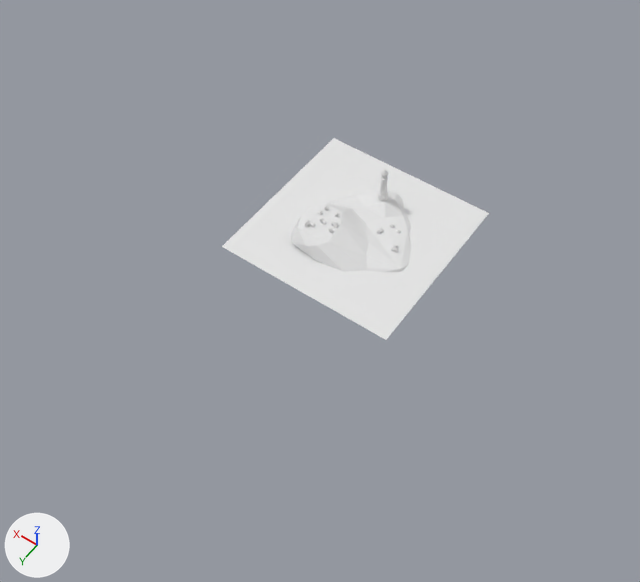
What one commit did to the Blender file lighthouse.blend.
Camera for both pictures: a 50 mm lens placed at (-98.0, 158.0, 206.0), pointed at (-1.0, 21.0, -9.0). The axes (+X, +Y, +Z) are drawn at lower left. The lights are the same throughout.

Names of what the first picture shows: 'Island', 'Lighthouse', 'Water'.
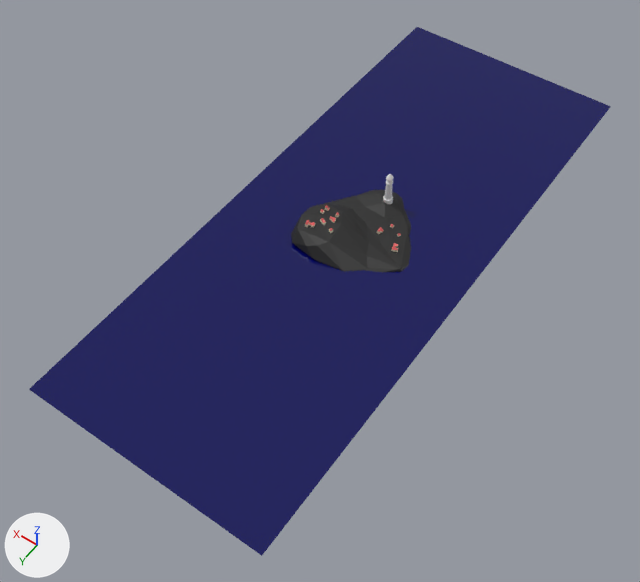
Changed parts and their boxes (x1, y1, x2, y2) in the pictures (640 x 582 px):
'Water', recoloured, rescaled (white to blue, 118% wider, 161% taller)
    before: (222, 138, 489, 340)
    after: (29, 27, 611, 556)
'Island', recoloured (white to black)
    both: (291, 190, 411, 272)
'Lighthouse', moved
    before: (378, 170, 388, 201)
    after: (383, 174, 394, 204)
'Cube.004', moved
    before: (331, 221, 338, 228)
    after: (329, 216, 336, 223)

What the commit changed:
Material 'Rock' (mat_rock) is new.
Its base color is (0.02, 0.02, 0.02) (black #272727).
Material 'Water' (mat_water) is new.
Its base color is (0.0, 0.000571, 0.1) (dark blue #000259).
Its roughness is 0.0.
me_plane has 4 vertices, 1 face and spans x -1.0..1.0, y -1.0..1.0, z 0.0.
me_plane now uses material mat_water (dark blue #000259).
me_icosphere has 77 vertices, 150 faces and spans x -21.2..16.8, y -21.9..18.1, z -6.0..6.0.
me_icosphere now uses material mat_rock (black #272727).
Object 'Lighthouse' (ob_lighthouse) moves from (-0.4, -13.4, 3.4) to (-2.4, -13.4, 2.6).
Object 'Water' (ob_water) is rescaled from (30.0, 30.0, 30.0) to (40.0, 100.0, 30.0).
Object 'Cube.004' (ob_cube_004) moves from (3.5, 6.7, 5.8) to (5.1, 5.5, 5.8).
